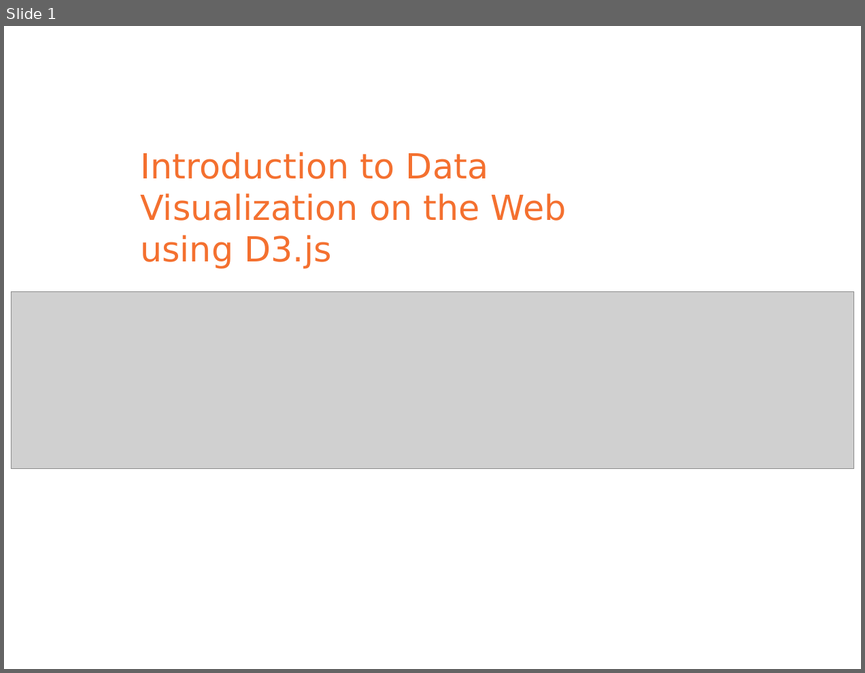
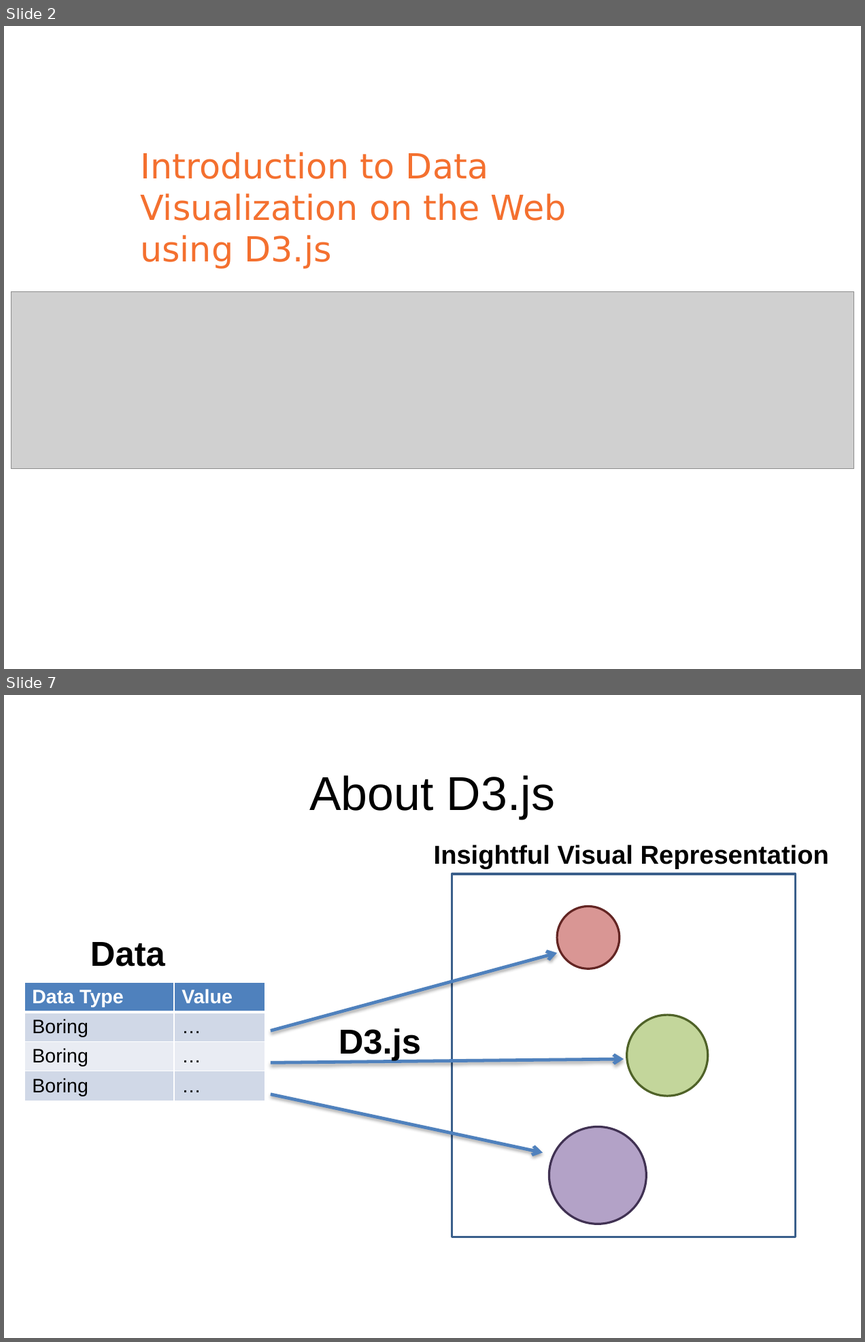
Before and after one commit to ChristianWeeks/d3-LessonPlan, a slide deck: Powerpoint/D3WorkshopCaweeks.pptx. Shown one above the other, each under a label of ours: slide 1 before the commit, slides 2 and 7 after it; the slides between them are not shown. The pictures are 865x673 and 865x1342 pixels, drawn with LibreOffice and Linux fonts; fonts in the diff are those of the drawing; grey boxes stand for pictures. Boxes give left, top, right and bottom in pixels: in the first picture for what was removed or moved away, otherwise in the second. Text is boxed around its words. In the diff, an @@ line names an element or a change of style, - is before the commit and + after.

```diff
--- a/Powerpoint/D3WorkshopCaweeks.pptx
+++ b/Powerpoint/D3WorkshopCaweeks.pptx
@@ slide 7 added at box(4, 695, 861, 1338), background #FFFFFF @@
@@ text added at box(309, 775, 555, 819), 44 pt, text #000000 @@
+About D3.js
@@ text added at box(434, 845, 829, 869), 24 pt, text #000000, bold @@
+Insightful Visual Representation
@@ rectangle added at box(452, 874, 796, 1237), fill #FFFFFF, outline #3A5F8C 2 pt @@
@@ ellipse added at box(557, 906, 619, 968), fill #D99694, outline #632523 2 pt @@
@@ text added at box(90, 942, 165, 966), 32 pt, text #000000, bold @@
+Data
@@ arrow added from (271, 1031) to (557, 953), #4F81BD 3 pt @@
@@ table added at box(24, 983, 264, 1107), 4 rows, 2 columns @@
+Data Type | Value
+Boring | …
+Boring | …
+Boring | …
@@ ellipse added at box(627, 1015, 708, 1096), fill #C3D69B, outline #4F6228 2 pt @@
@@ text added at box(339, 1028, 421, 1061), 32 pt, text #000000, bold @@
+D3.js
@@ arrow added from (271, 1063) to (623, 1059), #4F81BD 3 pt @@
@@ arrow added from (271, 1094) to (543, 1152), #4F81BD 3 pt @@
@@ ellipse added at box(549, 1127, 646, 1223), fill #B3A2C7, outline #403152 2 pt @@
@@ what was slide 1 is now slide 2 @@
```
Also in this commit, not shown: 7 slides changed, 2 other slides added, 5 slides removed, 10 other files.
